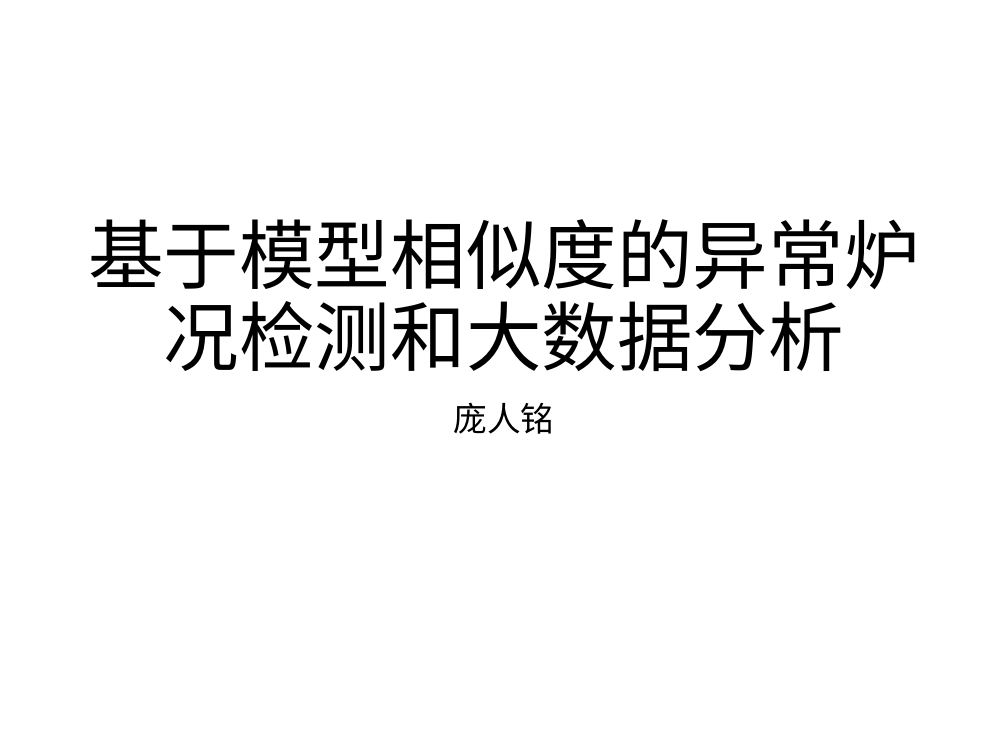
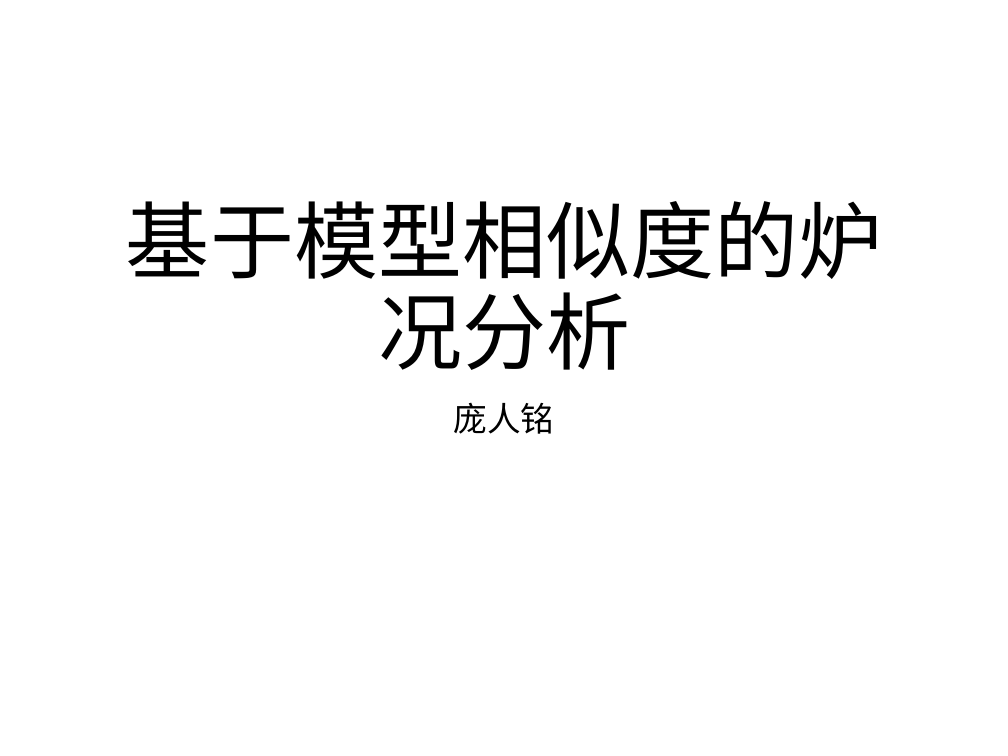
Before and after one commit to prm10/paper, a slide deck: slide 1 of presentation/msi.pptx. Drawn at 1008x756 pixels with LibreOffice and Linux fonts; fonts in the diff are those of the drawing. Boxes give left, top, right and bottom in pixels: in the first picture for what was removed or moved away, otherwise in the second. Text is boxed around its words. In the diff, an @@ line names an element or a change of style, - is before the commit and + after.

```diff
--- a/presentation/msi.pptx
+++ b/presentation/msi.pptx
@@ title at [126,201,882,370]: text changed; size 54 to 60 pt @@
-基于模型相似度的异常炉况检测和大数据分析
+基于模型相似度的炉况分析
```
Also in this commit, not shown: 10 other slides changed, 6 slides added, 3 slides removed, 2 other files.
